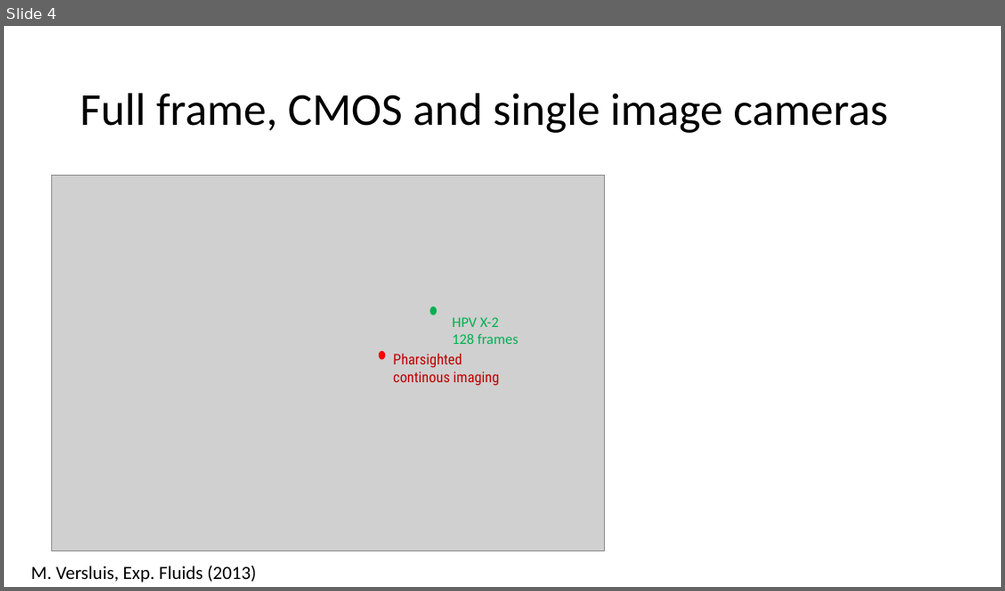
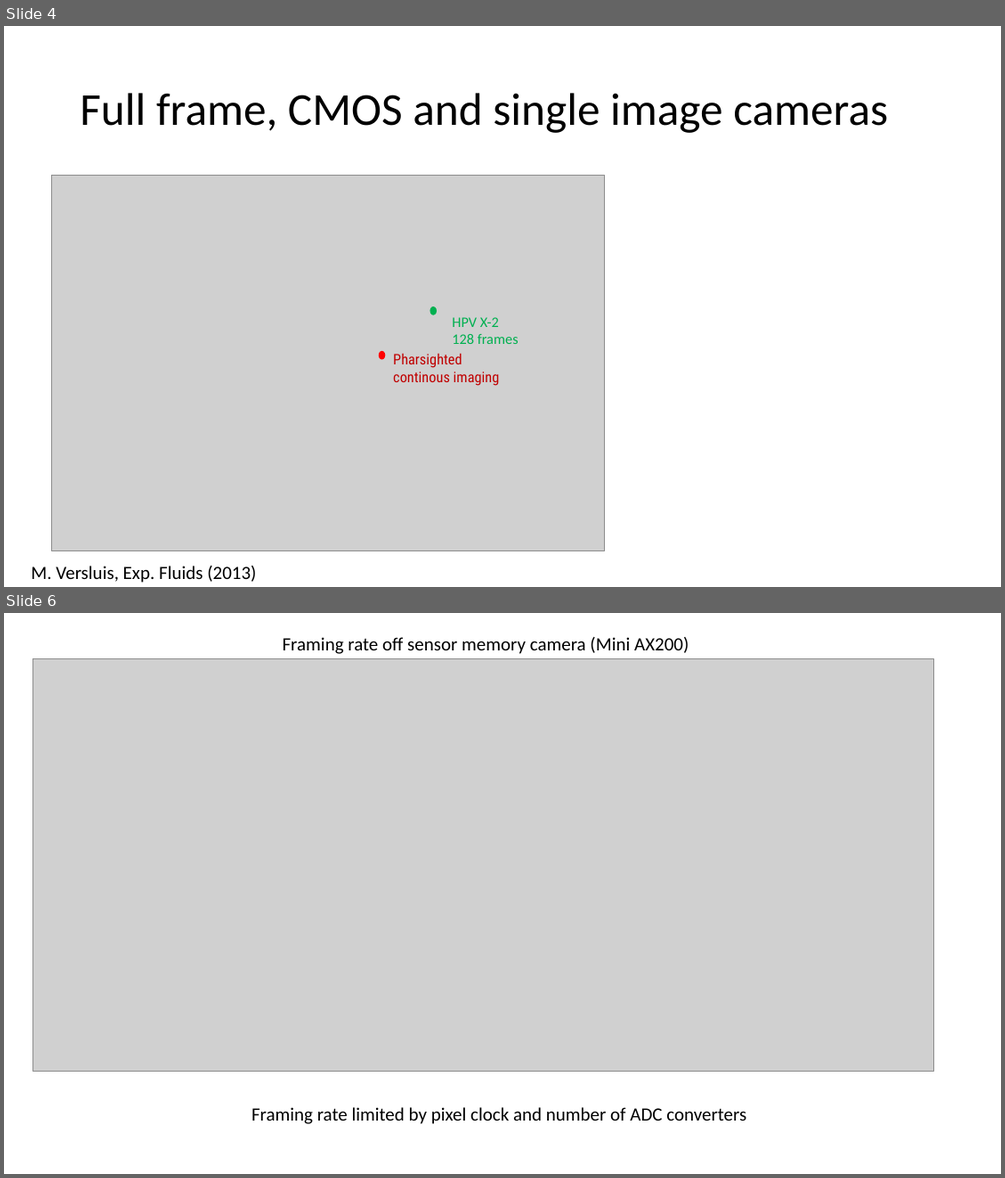
Before and after one commit to cdohl/EAS2024_Ohl, a slide deck: Image processing/introduction.pptx. Shown one above the other, each under a label of ours: slide 4 before the commit, slides 4 and 6 after it; the slides between them are not shown. The pictures are 1005x591 and 1005x1178 pixels, drawn with LibreOffice and Linux fonts; fonts in the diff are those of the drawing; grey boxes stand for pictures. Boxes give left, top, right and bottom in pixels: in the first picture for what was removed or moved away, otherwise in the second. Text is boxed around its words. In the diff, an @@ line names an element or a change of style, - is before the commit and + after.

```diff
--- a/Image processing/introduction.pptx
+++ b/Image processing/introduction.pptx
@@ slide 6 added at (4,613,1001,1174), background #FFFFFF @@
@@ text added at (283,637,688,654), 18 pt, text #000000 @@
+Framing rate off sensor memory camera (Mini AX200)
@@ picture added at (33,658,934,1070) @@
@@ text added at (251,1107,746,1124), 18 pt, text #000000 @@
+Framing rate limited by pixel clock and number of ADC converters
```
Also in this commit, not shown: 2 slides changed, 2 other slides added, 2 slides removed.
